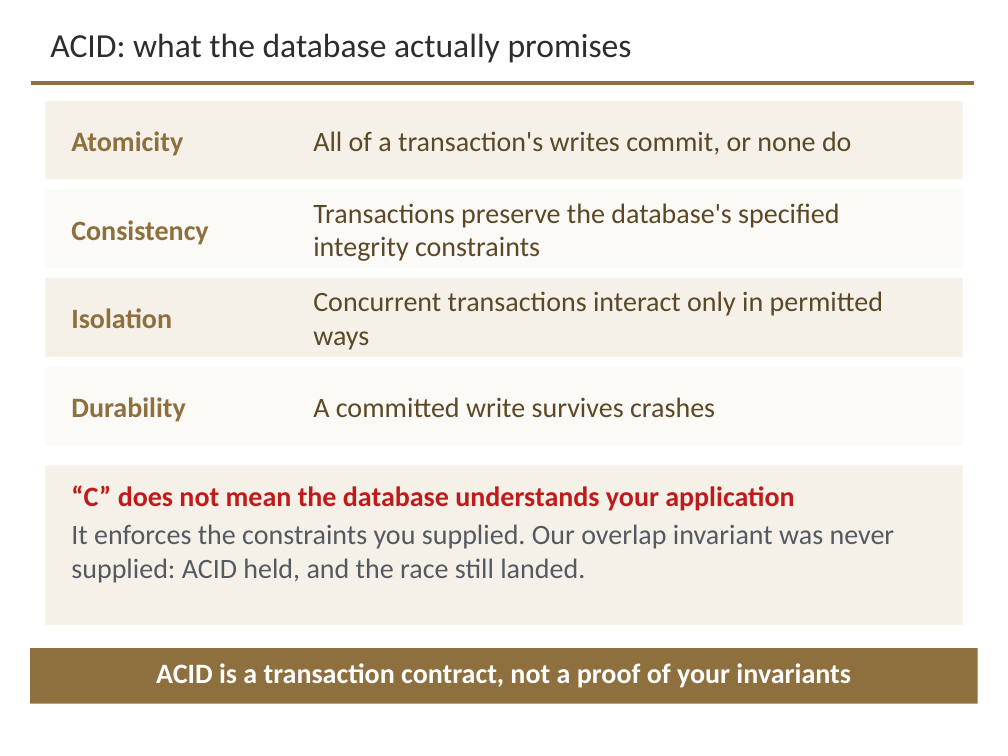
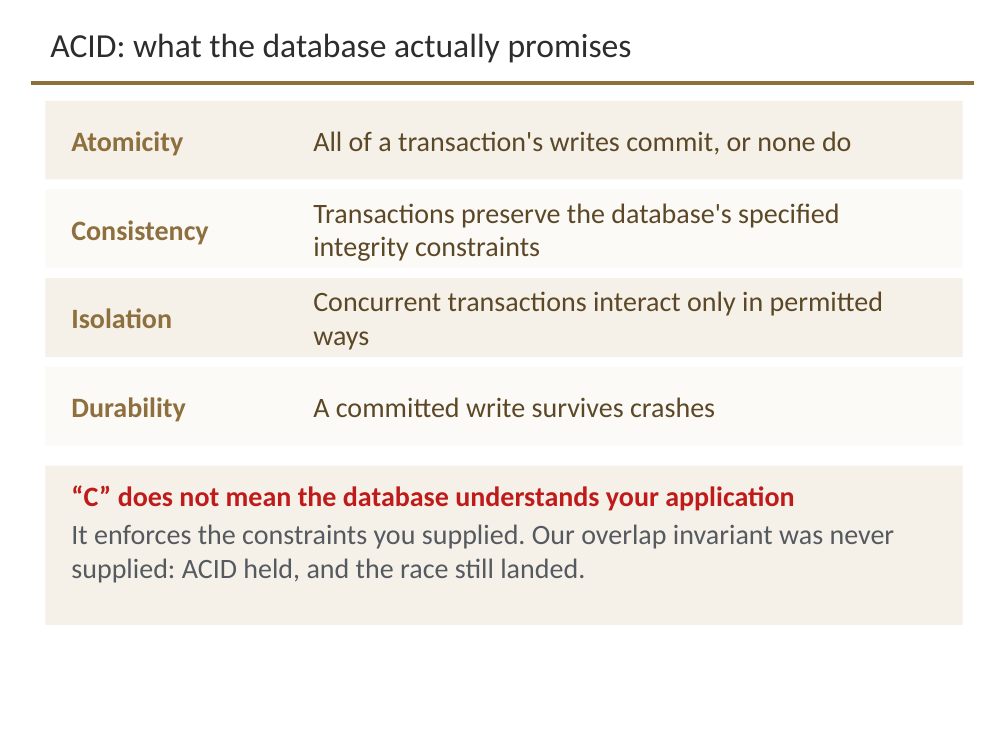
Before and after one commit to davisjam/model-based-agentic-software-engineering, a slide deck: slide 21 of course/lectures/act-3-software-in-the-world/02-compute-environments-and-data-management/3-2-Data-Management.pptx. Drawn at 1008x756 pixels with LibreOffice and Linux fonts; fonts in the diff are those of the drawing; background and template pictures are left out. Boxes give left, top, right and bottom in pixels: in the first picture for what was removed or moved away, otherwise in the second. Text is boxed around its words. In the diff, an @@ line names an element or a change of style, - is before the commit and + after.

```diff
--- a/course/lectures/act-3-software-in-the-world/02-compute-environments-and-data-management/3-2-Data-Management.pptx
+++ b/course/lectures/act-3-software-in-the-world/02-compute-environments-and-data-management/3-2-Data-Management.pptx
@@ rectangle removed at [30, 648, 978, 704] @@
@@ text removed at [156, 663, 851, 688] @@
-ACID is a transaction contract, not a proof of your invariants
```
Also in this commit, not shown: 22 other slides changed.
